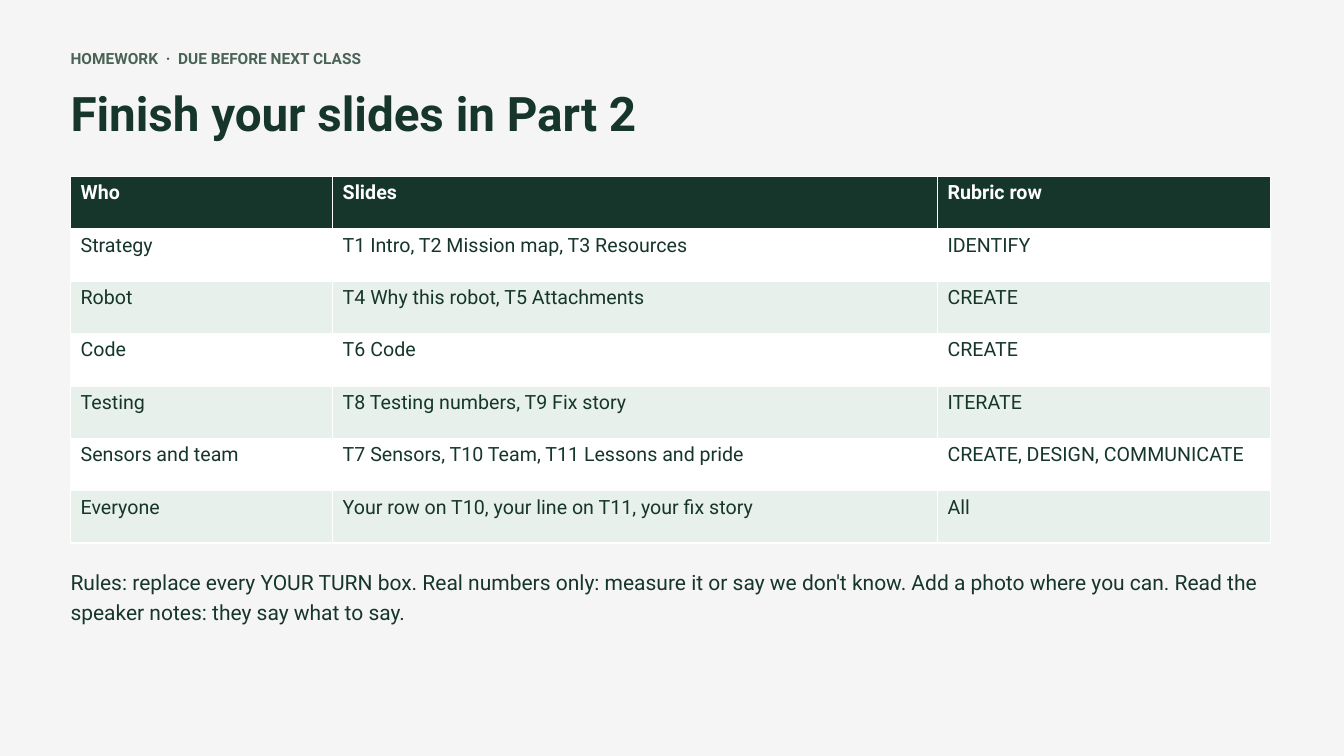
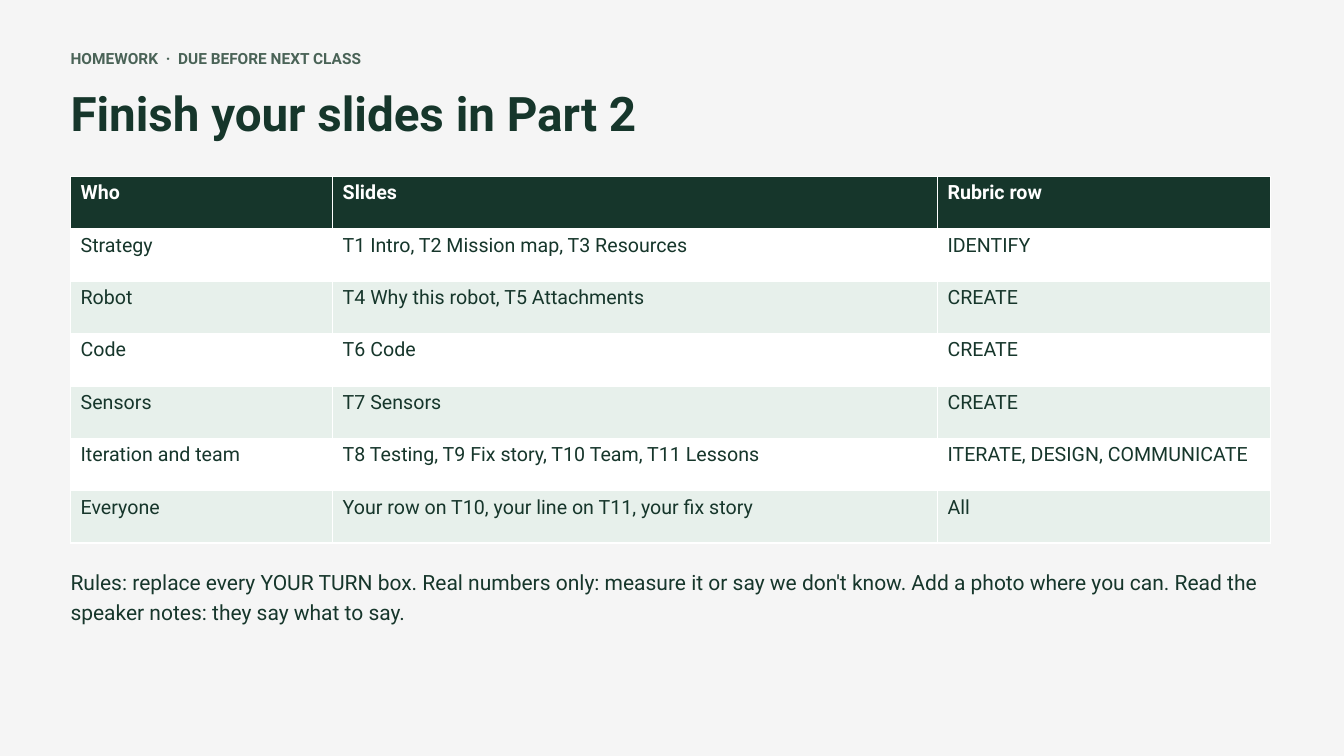
Before and after one commit to amana4/FLL2026, a slide deck: slide 24 of robot-design/exceeds-workshop.pptx. Drawn at 1344x756 pixels with LibreOffice and Linux fonts; fonts in the diff are those of the drawing. Boxes give left, top, right and bottom in pixels: in the first picture for what was removed or moved away, otherwise in the second. Text is boxed around its words. In the diff, an @@ line names an element or a change of style, - is before the commit and + after.

Commit message:
Reorganize presentation speaking roles
Split sensor and iteration responsibilities into distinct presentation sections and update the preparation page, diagrams, slides, scripts, and team links accordingly.

```diff
--- a/robot-design/exceeds-workshop.pptx
+++ b/robot-design/exceeds-workshop.pptx
@@ table at box(71, 176, 1270, 543) @@
-row 5: Testing | T8 Testing numbers, T9 Fix story | ITERATE
+row 5: Sensors | T7 Sensors | CREATE
-row 6: Sensors and team | T7 Sensors, T10 Team, T11 Lessons and pride | CREATE, DESIGN, COMMUNICATE
+row 6: Iteration and team | T8 Testing, T9 Fix story, T10 Team, T11 Lessons | ITERATE, DESIGN, COMMUNICATE
```
Also in this commit, not shown: 6 other slides changed, 7 other files.
